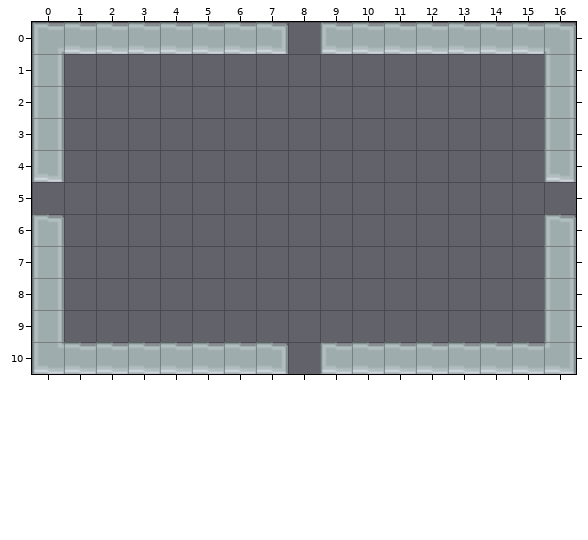
Two versions of a level (Tiled map, core/assets/rooms/midcross_recolored.tmx). This is how it looked before the edit.
Cells are 32x32 px. Shown: x 0..16, y 0..10.
New version:
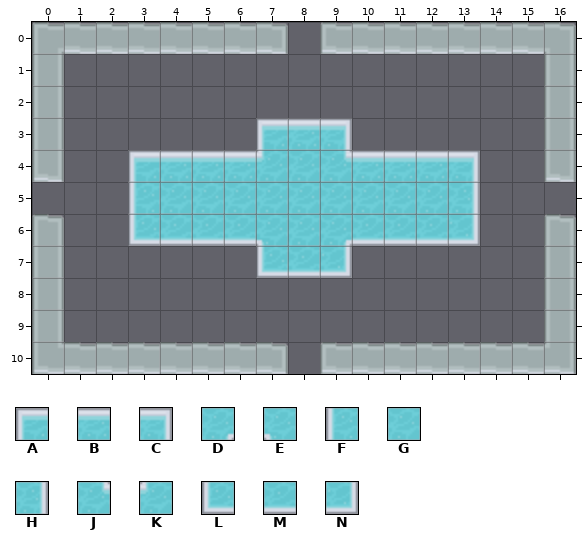
Key: from "roguelikeDungeon_transparent": A 330, B 331, C 332, D 333, E 334, F 363, G 364, H 365, J 366, K 367, L 396, M 397, N 398.
_ is an empty cell.
Tiles of an added or newly shown layer are drawn over the layers below it.
Changes in this commit:
Layer "DestructibleLayer" (now shown):
Tile A is added in row 3 at x 7; in row 4 at x 3.
Tile B is added in row 3 at x 8; in row 4 at x 4 to 6 and 10 to 12.
Tile C is added in row 3 at x 9; in row 4 at x 13.
Tile D is added in row 6 at x 9.
Tile E is added in row 6 at x 7.
Tile F is added in row 5 at x 3.
Tile G is added in row 4 at x 8; in row 5 at x 4 to 12; in row 6 at x 8.
Tile H is added in row 5 at x 13.
Tile J is added in row 4 at x 9.
Tile K is added in row 4 at x 7.
Tile L is added in row 6 at x 3; in row 7 at x 7.
Tile M is added in row 6 at x 4 to 6 and 10 to 12; in row 7 at x 8.
Tile N is added in row 6 at x 13; in row 7 at x 9.
Pixel boxes of the changes (left, top, right, bottom) in both pictures:
added: (128, 118, 480, 278)
